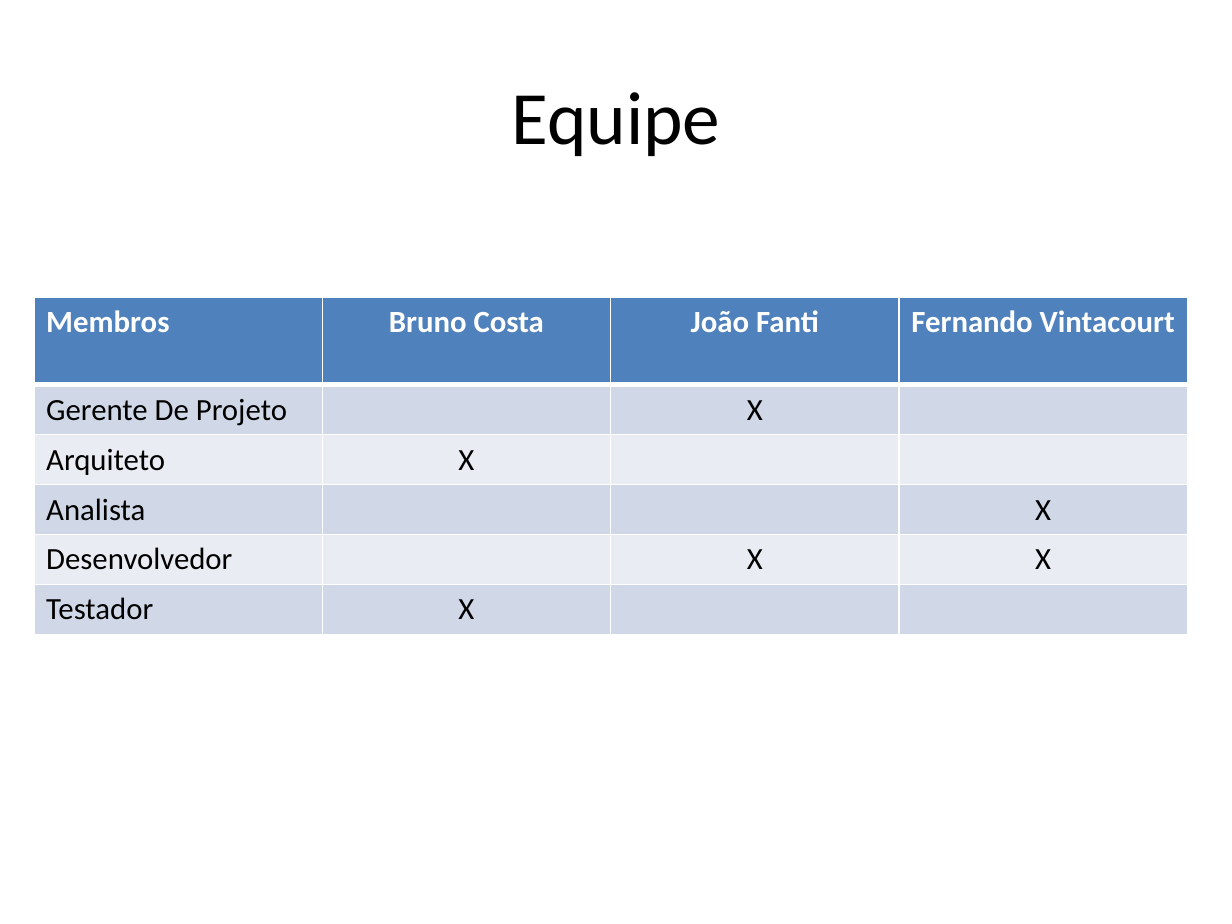
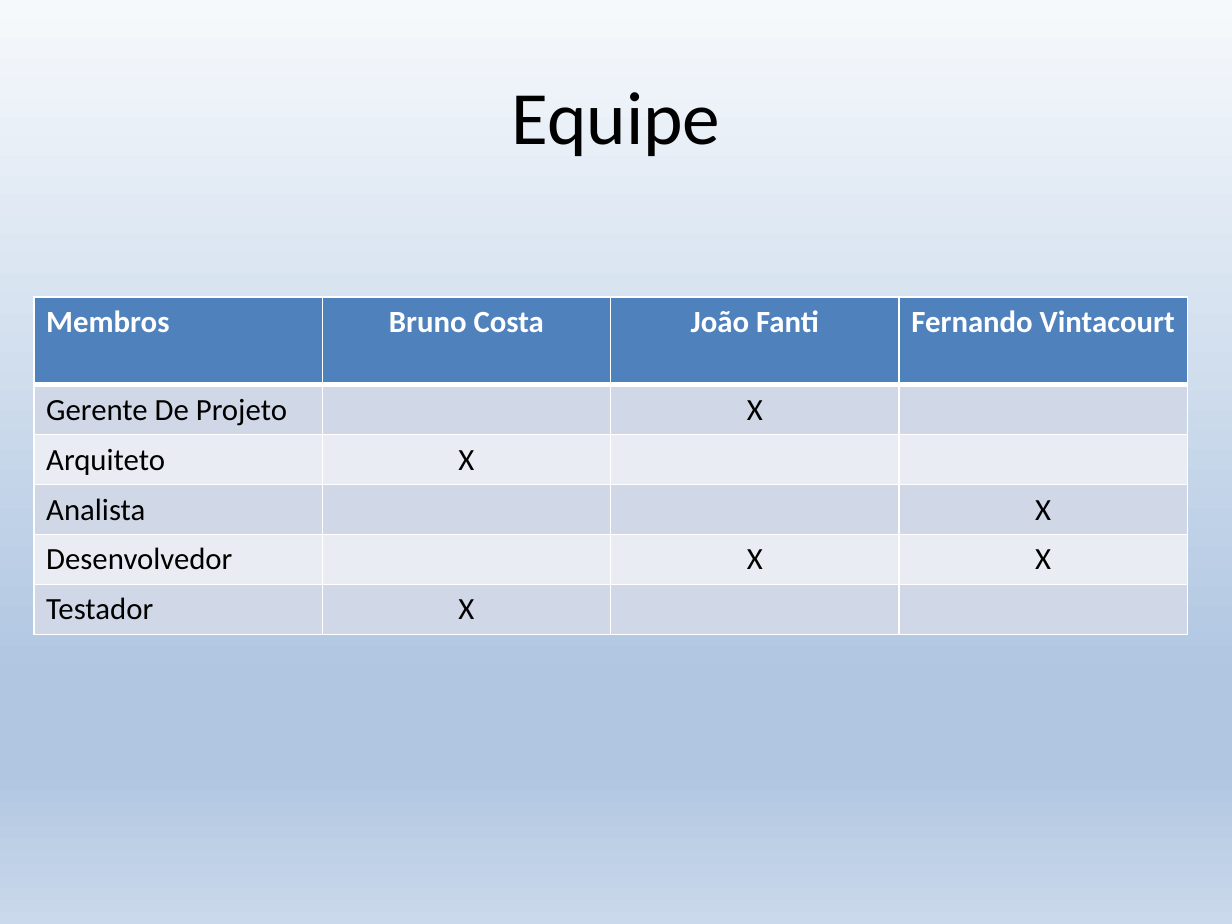
Before and after one commit to brunoccst/GerenciamentoDeEspacoFisico, a slide deck: slide 2 of T3/Apresentação.pptx. Drawn at 1232x924 pixels with LibreOffice and Linux fonts; fonts in the diff are those of the drawing. Boxes give left, top, right and bottom in pixels: in the first picture for what was removed or moved away, otherwise in the second. Text is boxed around its words. In the diff, an @@ line names an element or a change of style, - is before the commit and + after.

```diff
--- a/T3/Apresentação.pptx
+++ b/T3/Apresentação.pptx
@@ background #FFFFFF to gradient #F6F9FC to #B0C6E1 to #CAD9EB @@
@@ table at (34, 297, 1188, 634) @@
@@ borders changed @@
```
Also in this commit, not shown: 8 other slides changed.
